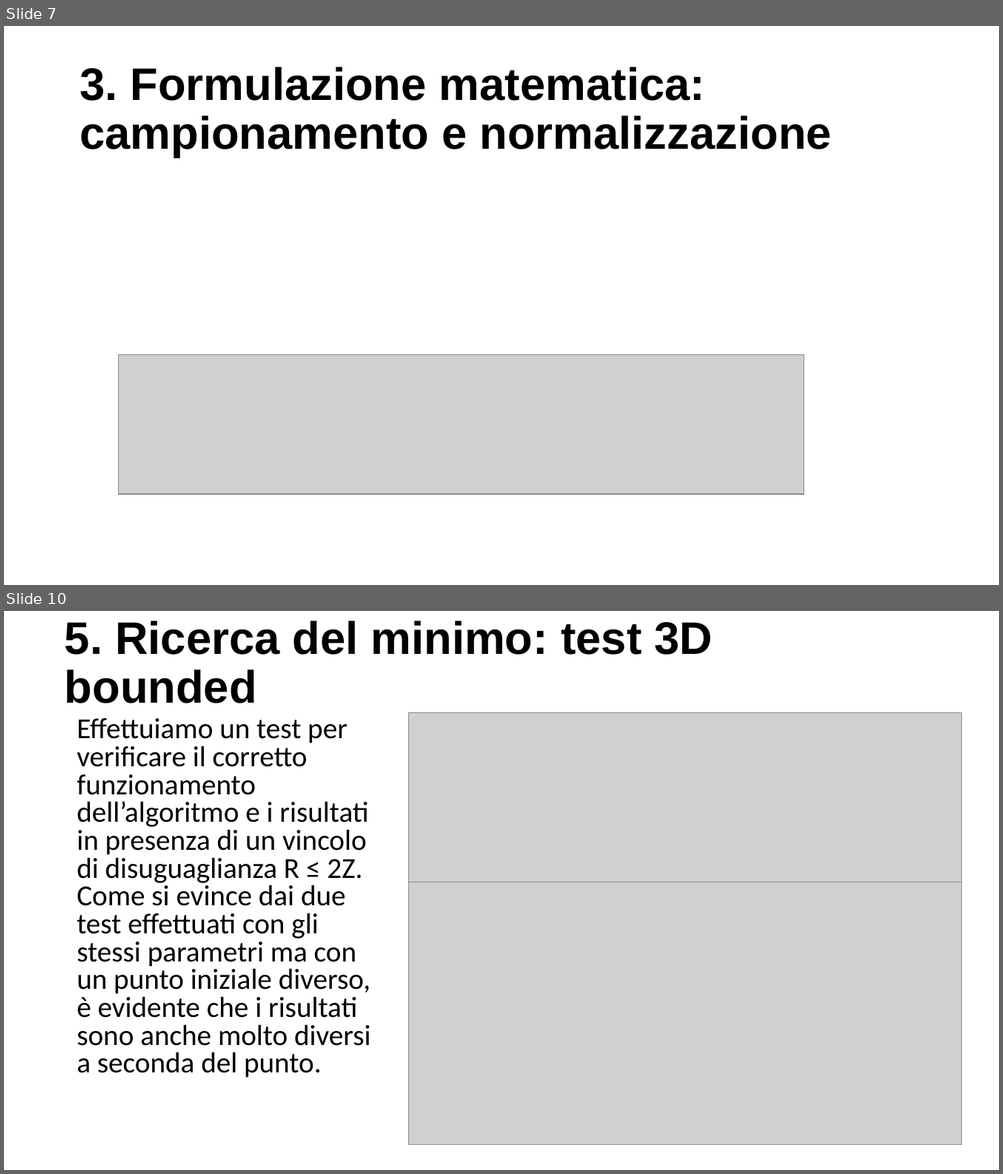
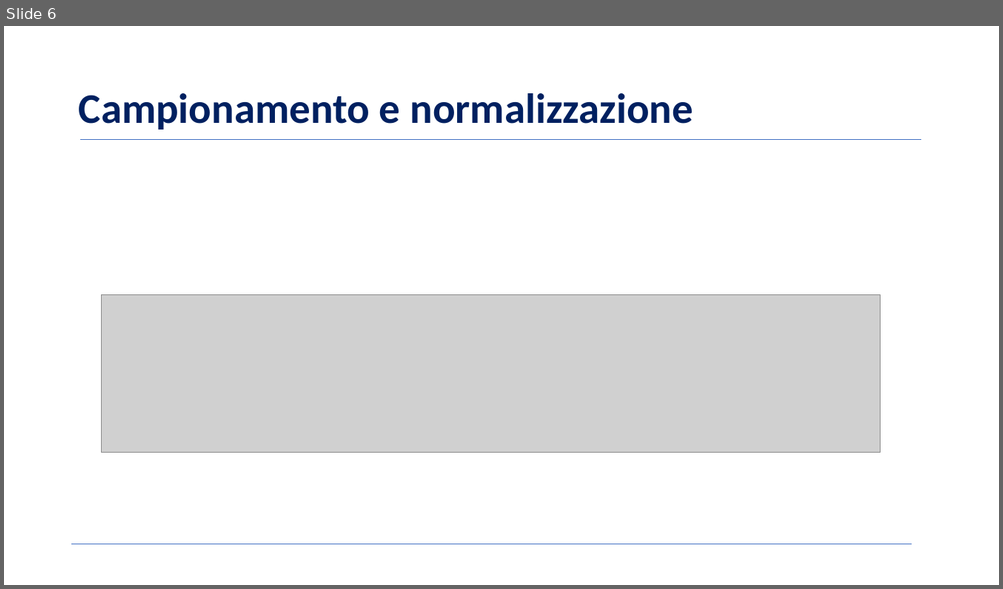
Before and after one commit to BernardoGiordano/NelderMeadMethod, a slide deck: presentazione progetto/Presentazione martone MOTT.pptx. Shown one above the other, each under a label of ours: slides 7 and 10 before the commit, slide 6 after it; the slides between them are not shown. The pictures are 1003x1174 and 1003x589 pixels, drawn with LibreOffice and Linux fonts; fonts in the diff are those of the drawing; grey boxes stand for pictures; background and template pictures are left out. Boxes give left, top, right and bottom in pixels: in the first picture for what was removed or moved away, otherwise in the second. Text is boxed around its words. In the diff, an @@ line names an element or a change of style, - is before the commit and + after.

```diff
--- a/presentazione progetto/Presentazione martone MOTT.pptx
+++ b/presentazione progetto/Presentazione martone MOTT.pptx
@@ slide 10 removed at (4,611,999,1170), background picture (left out) @@
@@ title removed at (65,621,713,703) @@
-5. Ricerca del minimo: test 3D bounded
@@ text removed at (77,718,371,1078) @@
-Effettuiamo un test per verificare il corretto funzionamento dell’algoritmo e i risultati in presenza di un vincolo di disuguaglianza R ≤ 2Z. Come si evince dai due test effettuati con gli stessi parametri ma con un punto iniziale diverso, è evidente che i risultati sono anche molto diversi a seconda del punto.
@@ picture removed at (408,713,962,883) @@
@@ picture removed at (408,882,962,1145) @@
@@ what was slide 7 is now slide 6 @@
@@ slide 6 changed as well @@
@@ text at (79,93,693,130): text changed; size 44 to 40.7 pt; font Arial to Calibri; text colour #000000 to #002060 @@
-3. Formulazione matematica: campionamento e normalizzazione
+Campionamento e normalizzazione
@@ line added from (81, 139) to (921, 139), #4472C4 0.5 pt @@
@@ picture: place and size @@
-picture at (118,355,804,494)
+picture at (101,295,880,453)
@@ line added from (71, 545) to (912, 545), #4472C4 0.5 pt @@
```
Also in this commit, not shown: 5 other slides changed, 3 slides added, 3 other slides removed.
